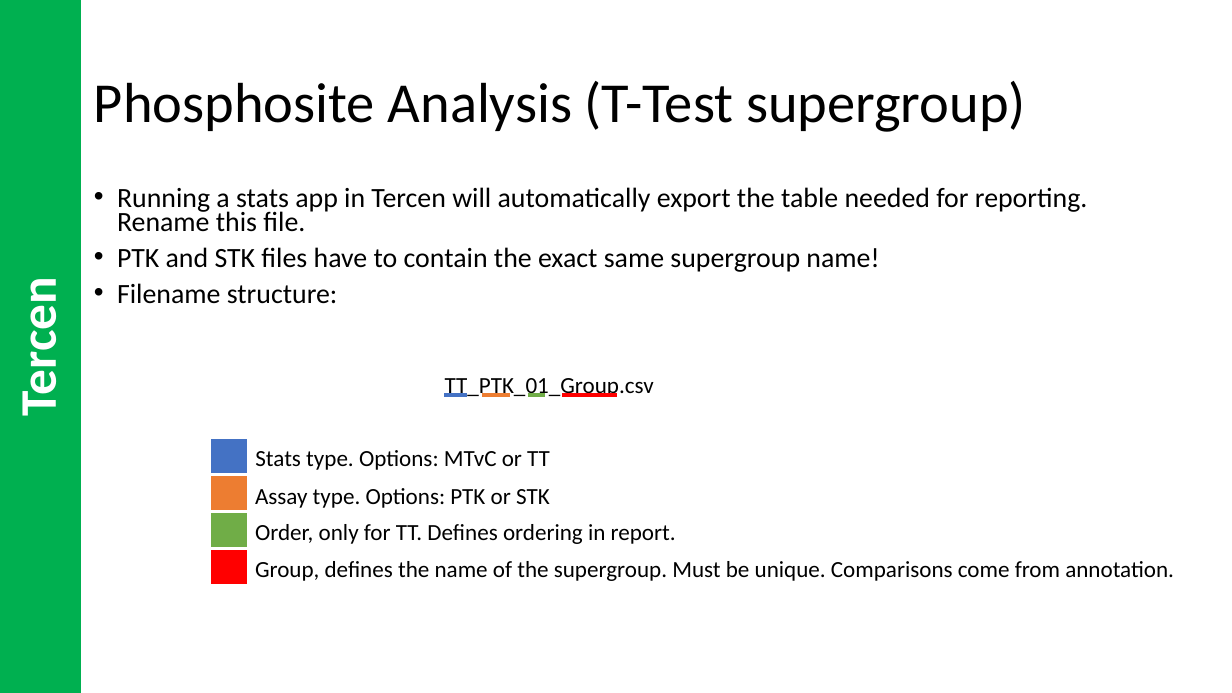
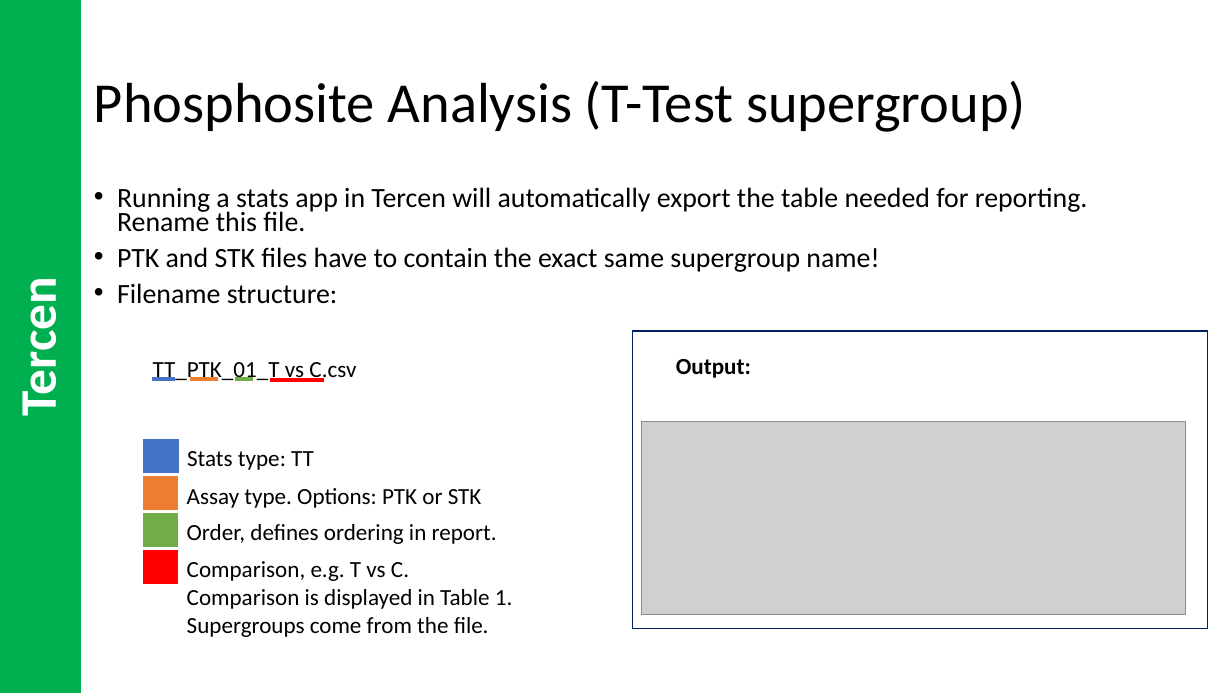
Before and after one commit to pamgene/autoreport2023, a slide deck: slide 4 of ref/HowToUse.pptx (slide 5 before the commit). Drawn at 1232x693 pixels with LibreOffice and Linux fonts; fonts in the diff are those of the drawing; grey boxes stand for pictures. Boxes give left, top, right and bottom in pixels: in the first picture for what was removed or moved away, otherwise in the second. Text is boxed around its words. In the diff, an @@ line names an element or a change of style, - is before the commit and + after.

```diff
--- a/ref/HowToUse.pptx
+++ b/ref/HowToUse.pptx
@@ rectangle added at [632, 331, 1207, 628], outline #002060 1 pt @@
@@ text added at [676, 359, 751, 378], 18 pt, text #000000, bold @@
+Output:
@@ line moved from (445, 395) - (467, 395) to (152, 380) - (175, 380) @@
@@ text at [153, 362, 356, 382]: text changed @@
-TT_PTK_01_Group.csv
+TT_PTK_01_T vs C.csv
@@ line moved from (482, 395) - (510, 395) to (189, 380) - (218, 380) @@
@@ line moved from (528, 395) - (545, 395) to (236, 380) - (253, 380) @@
@@ line moved from (562, 396) - (617, 396) to (270, 380) - (324, 380) @@
@@ picture added at [641, 422, 1186, 616] @@
@@ text at [187, 451, 314, 470]: text changed @@
-Stats type. Options: MTvC or TT
+Stats type: TT
@@ text at [187, 524, 497, 544]: text changed @@
-Order, only for TT. Defines ordering in report.
+Order, defines ordering in report.
@@ 4 rectangles, 1 text: place and size @@
-4 rectangles, 1 text at [212, 439, 550, 583]
+4 rectangles, 1 text at [143, 439, 482, 583]
@@ text at [187, 561, 513, 637]: text changed @@
-Group, defines the name of the supergroup. Must be unique. Comparisons come from annotation.
+Comparison, e.g. T vs C.
+Comparison is displayed in Table 1.
+Supergroups come from the file.
```
Also in this commit, not shown: 4 other slides changed, 1 slide added, 7 other files.
